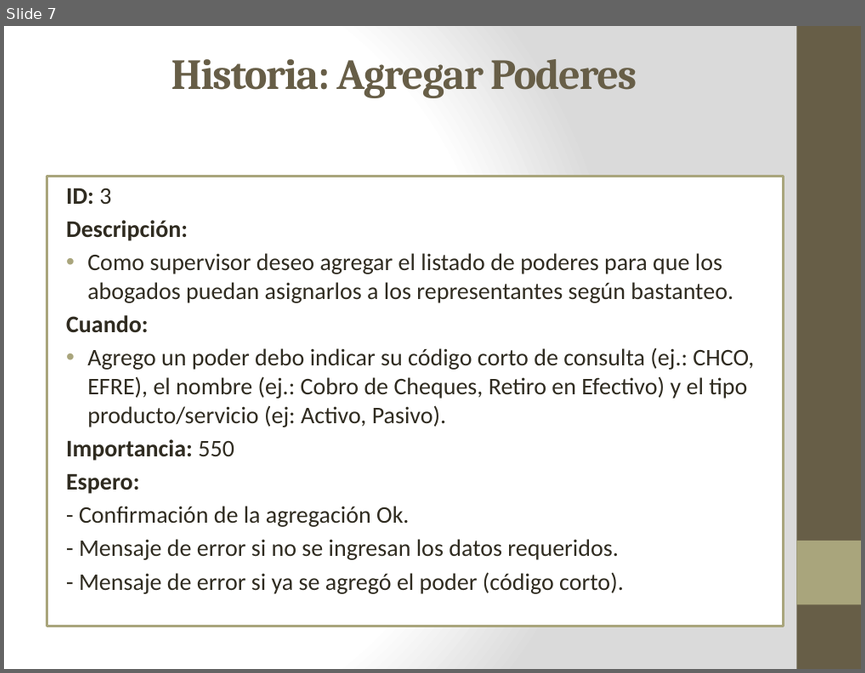
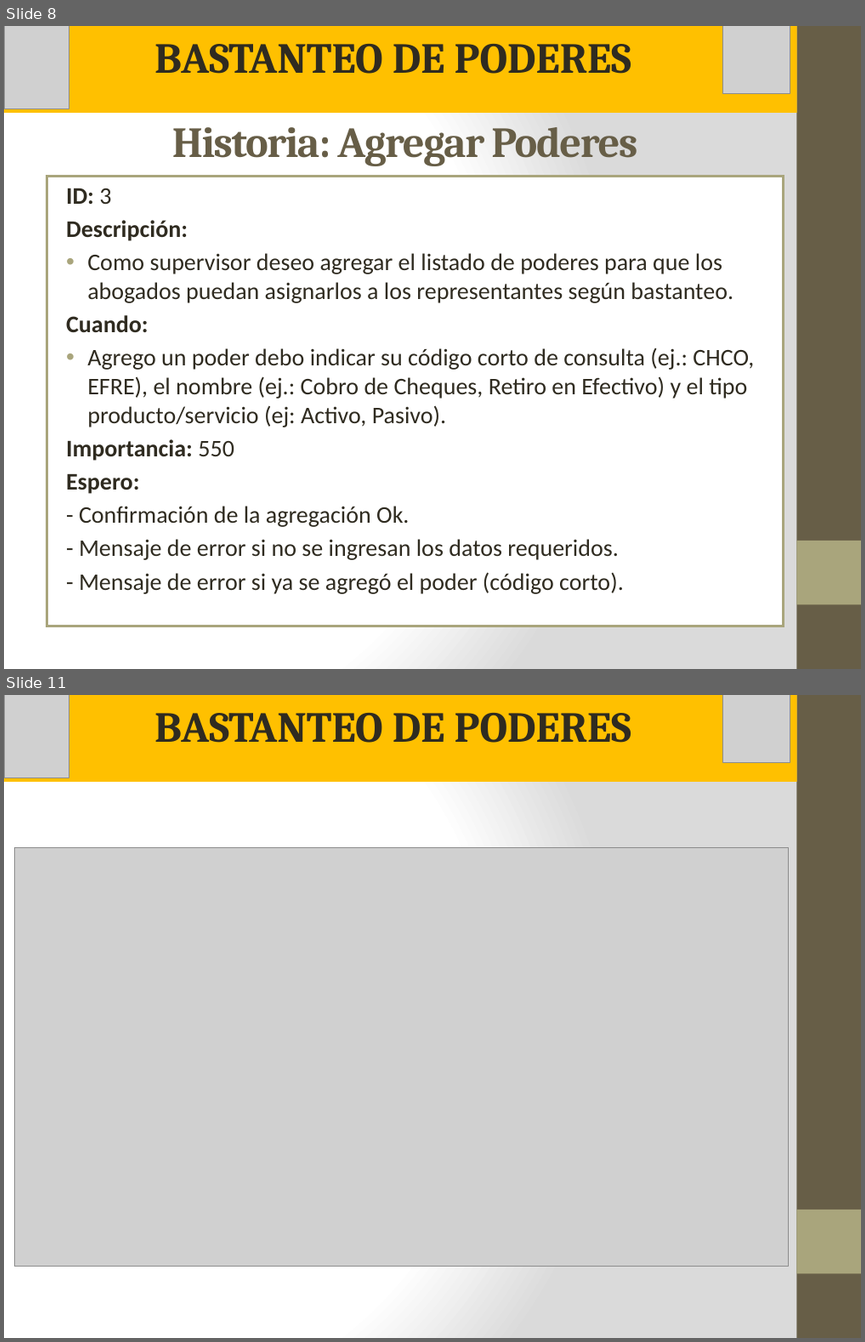
Before and after one commit to vannygabrielli/FinalProjectPeruBank, a slide deck: Documentacion/Presentacion ppt.pptx. Shown one above the other, each under a label of ours: slide 7 before the commit, slides 8 and 11 after it; the slides between them are not shown. The pictures are 865x673 and 865x1342 pixels, drawn with LibreOffice and Linux fonts; fonts in the diff are those of the drawing; grey boxes stand for pictures. Boxes give left, top, right and bottom in pixels: in the first picture for what was removed or moved away, otherwise in the second. Text is boxed around its words. In the diff, an @@ line names an element or a change of style, - is before the commit and + after.

```diff
--- a/Documentacion/Presentacion ppt.pptx
+++ b/Documentacion/Presentacion ppt.pptx
@@ slide 11 added at (4,695,861,1338), background gradient #FFFFFF to #DADADA; not listed: 2 template elements that a slide beside it also shows @@
@@ rectangle added at (4,695,796,782), fill #FFC000, 36 pt, text #2F2B20, bold @@
+BASTANTEO DE PODERES
@@ picture added at (4,695,69,778) @@
@@ picture added at (723,695,790,763) @@
@@ picture added at (14,847,788,1265) @@
@@ what was slide 7 is now slide 8 @@
@@ slide 8 changed as well @@
@@ rectangle added at (4,26,796,113), fill #FFC000, 36 pt, text #2F2B20, bold @@
+BASTANTEO DE PODERES
@@ picture added at (4,26,69,109) @@
@@ picture added at (723,26,790,94) @@
@@ title "Historia: Agregar Poderes": place and size @@
-title "Historia: Agregar Poderes" at (171,59,636,98)
+title "Historia: Agregar Poderes" at (172,127,637,166)
```
Also in this commit, not shown: 4 other slides changed, 6 other slides added, 3 slides removed, 5 other files.
